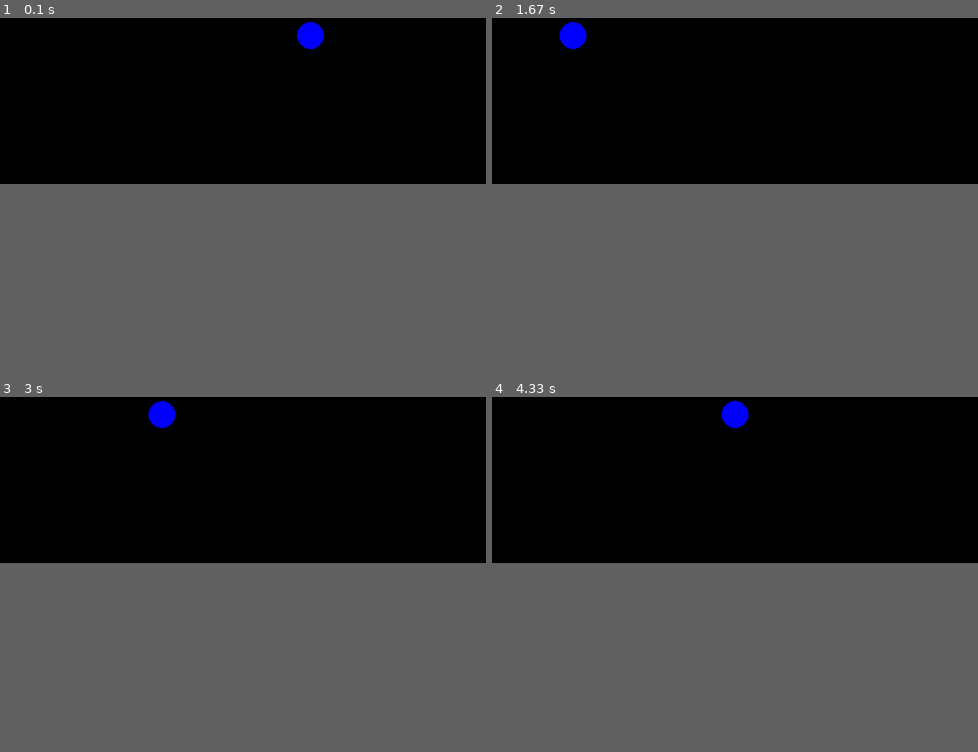
Above: before the commit, frames 1-4 (two rows, left to right).
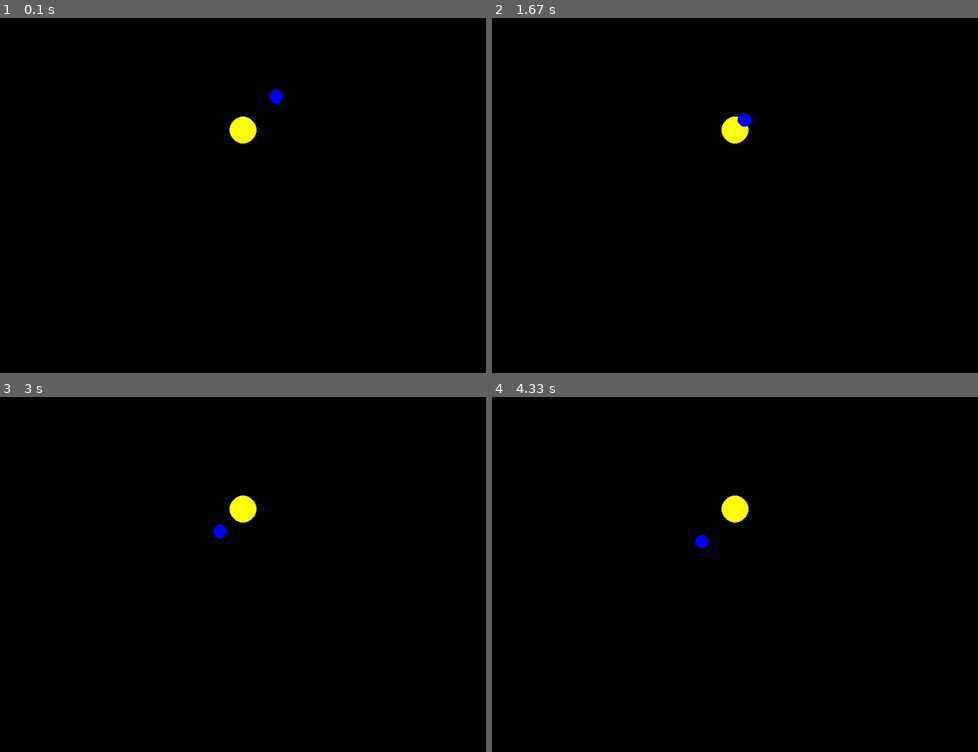
Above: after the commit, the same moments.

Repository: cdfricke/PyGame
Game: pygame game, started from game.py
The game is run twice, just before and just after one commit, with the same random seed, the same clock (stepped at 60 frames per second) and the same inputs.
Inputs:
- Up to frame 1 (0.1 s): no input
- Up to frame 2 (1.67 s): no input
- Up to frame 3 (3 s): no input
- Up to frame 4 (4.33 s): no input
In our replay, the window is 720x440 before the commit and 720x720 after it. These sizes can differ from the game's own. Grey fills any space a smaller window leaves; there, only what the larger window draws over its background counts as a difference.

The runs differ from the first frame. In frame 1, 0.7% of the frame differs, in the area x 47-67%, y 1-36%; in frame 2, 0.7%; in frame 3, 0.7%; in frame 4, 0.7%.

Commit message:
orbiting basics

Diff:
--- a/game.py
+++ b/game.py
@@ -1,42 +1,64 @@
+# File: game.py
+# Programmer: Connor Fricke (cd.fricke23@gmail.com)
+# Last Revision:
+#   28-Feb-2024 ---> defined commonly used vectors, object class, initialized project
+# TODO:
+#   - Find a good way to implement flipping of inFront boolean
+
 import pygame
 
 #pygame initialization boilerplate
 pygame.init()
-screen = pygame.display.set_mode((720,440))
+screen = pygame.display.set_mode((720,720))
 clock = pygame.time.Clock()
 running = True
 dt = 0
+
+# ***** VECTORS AND REFERENCE POINTS *****
+# NOTE: in PyGame, the origin is the top left corner of the screen
+xhat = pygame.Vector2(1.0, 0.0)
+yhat = pygame.Vector2(0.0, 1.0)
+zeroVec = pygame.Vector2(0.0, 0.0)
+up_right = (xhat - yhat) / (2 ** 0.5)
+down_right = (xhat + yhat) / (2 ** 0.5)
+center = pygame.Vector2(screen.get_width() / 2.0, screen.get_height() / 2.0)
+origin = zeroVec
 
 # ***** CLASS DEFINITION *****
 class Object:
     """This is the base object of my game. It is drawn in game as a circle"""
     def __init__(self):
-        self.radius = 20.0
-        self.position = pygame.Vector2(screen.get_width() / 2, screen.get_height() / 2)
-        self.color = "blue"
-        self.mass = 1.0
+        # constants
+        self.RADIUS = 20.0
+        self.COLOR = "blue"
+        self.MASS = 1.0
+        # variables
+        self.position = center          # set position at middle of screen
+        self.velocity = zeroVec         # set velocity to zero
+        self.acceleration = zeroVec     # set acceleration to zero
+
+    def __init__(self, radius, mass, color):
+        # constants
+        self.RADIUS = radius
+        self.MASS = mass
+        self.COLOR = color
+        # variables
+        self.position = center          # set position at middle of screen
+        self.velocity = zeroVec         # set velocity to zero
+        self.acceleration = zeroVec     # set acceleration to zero
 
     # call draw() to automatically draw the circle with it's current attributes
     def draw(self):
-        pygame.draw.circle(surface=screen, color=self.color, center=self.position, radius=self.radius)
+        pygame.draw.circle(surface=screen, color=self.COLOR, center=self.position, radius=self.RADIUS)
 
-    # radius can be a floating point value
-    def setRadius(self, r):
-        self.radius = r
+STARTPOS = center - 50*(yhat) + 50*(xhat)
+orbitor = Object(mass=100.0, color="blue", radius=10.0)
+orbitor.position = STARTPOS
 
-    # x and y should be integers (i think)
-    def setPosition(self, x, y):
-        self.position = pygame.Vector2(x, y)
+sun = Object(mass=100.0, color="yellow",radius=20.0)
 
-    # mass should be a floating point value
-    def setMass(self, m):
-        self.mass = m
-
-    def setColor(self, c):
-        self.color = c
-
-
-myCircle = Object()
+inFront = True  # to decide which object to draw "on top"
+accumulatedTime = 0.0   # to record the amount of time passed
 
 # ***** GAME LOOP *****
 while running:
@@ -49,16 +71,36 @@
     screen.fill("black")
 
     # *** RENDER THE GAME HERE ***
-    myCircle.draw()
-    myCircle.position.x += 20
+    if (inFront):
+        sun.draw()
+        orbitor.draw()
+    else:
+        orbitor.draw()
+        sun.draw()
 
-    if (myCircle.position.x > screen.get_width()):
-        myCircle.position.x = 0
+    # force points from circle position to the center
+    force = (sun.position - orbitor.position)
+
+    # update acceleration, velocity, and position
+    orbitor.acceleration = force / orbitor.MASS
+    orbitor.velocity += orbitor.acceleration
+    orbitor.position += orbitor.velocity * dt
+
+    # reverse direction at edges
+    if ( (orbitor.position.y - orbitor.RADIUS) < 0 or (orbitor.position.y + orbitor.RADIUS) > screen.get_height()):
+        orbitor.velocity.y *= -1   # reverse velocity y component
+    if ( (orbitor.position.x - orbitor.RADIUS) < 0 or (orbitor.position.x + orbitor.RADIUS) > screen.get_width()):
+        orbitor.velocity.x *= -1   # reverse velocity x component
 
     # flip() display to send work to the screen
     pygame.display.flip()
 
     # limit to 60 fps
     dt = clock.tick(60) / 1000
+    accumulatedTime += dt
+
+    # trigger the flipping of "inFront"
+    if ((orbitor.velocity).magnitude() < 0.5):
+        inFront = not inFront
 
 pygame.quit()
